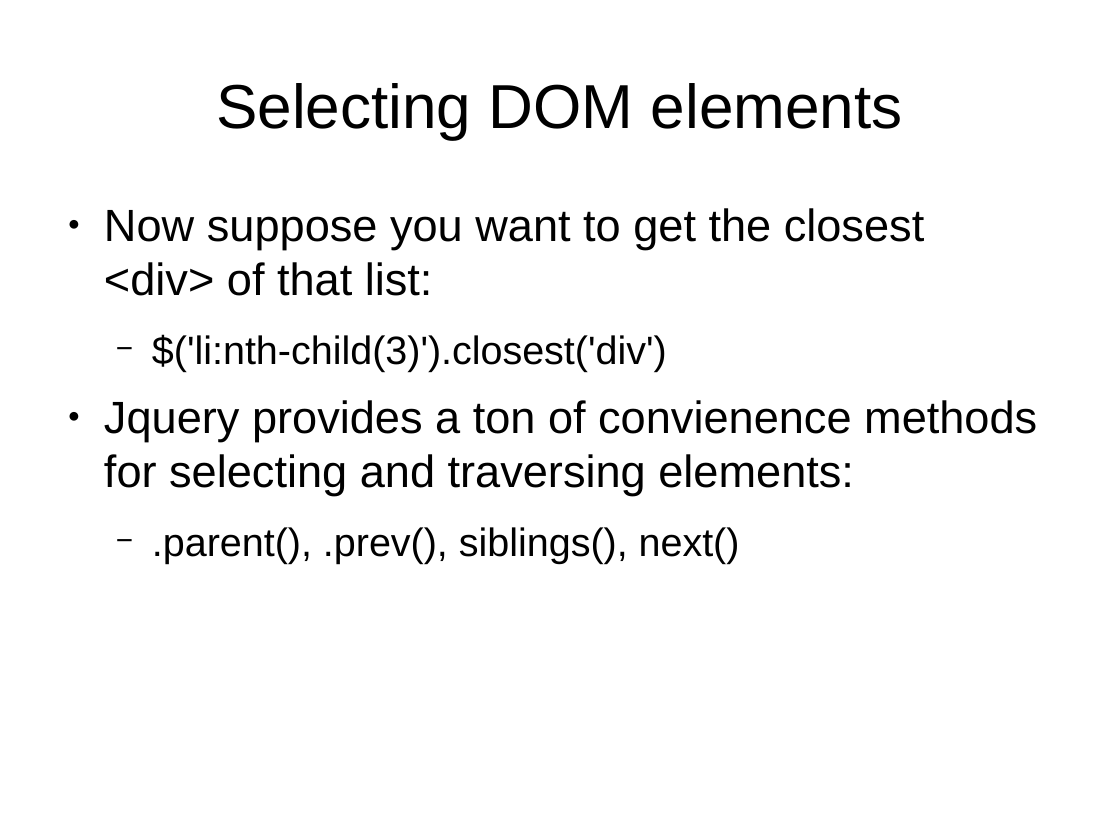
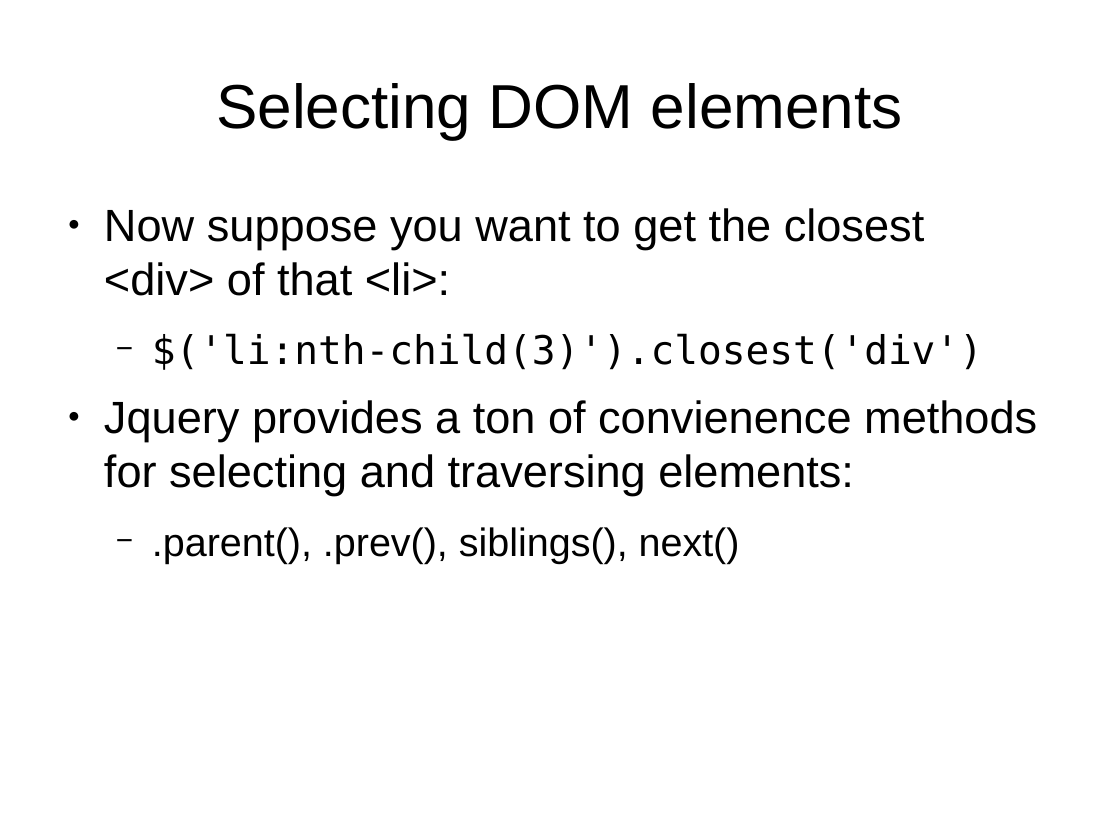
Before and after one commit to tomafc330/presentations, a slide deck: slide 6 of jquery/presentation.odp. Drawn at 1120x840 pixels with LibreOffice and Linux fonts; fonts in the diff are those of the drawing. Boxes give left, top, right and bottom in pixels: in the first picture for what was removed or moved away, otherwise in the second. Text is boxed around its words. In the diff, an @@ line names an element or a change of style, - is before the commit and + after.

```diff
--- a/jquery/presentation.odp
+++ b/jquery/presentation.odp
@@ text at (104,208,924,296): text changed @@
-● Now suppose you want to get the closest <div> of that list:
+● Now suppose you want to get the closest <div> of that <li>:
@@ text at (152,333,983,370): font Arial to DejaVu Sans Mono in "$('li:nth-child(3)').closest('div')" @@
```
Also in this commit, not shown: 4 other slides changed, 15 slides added, 10 other files.
